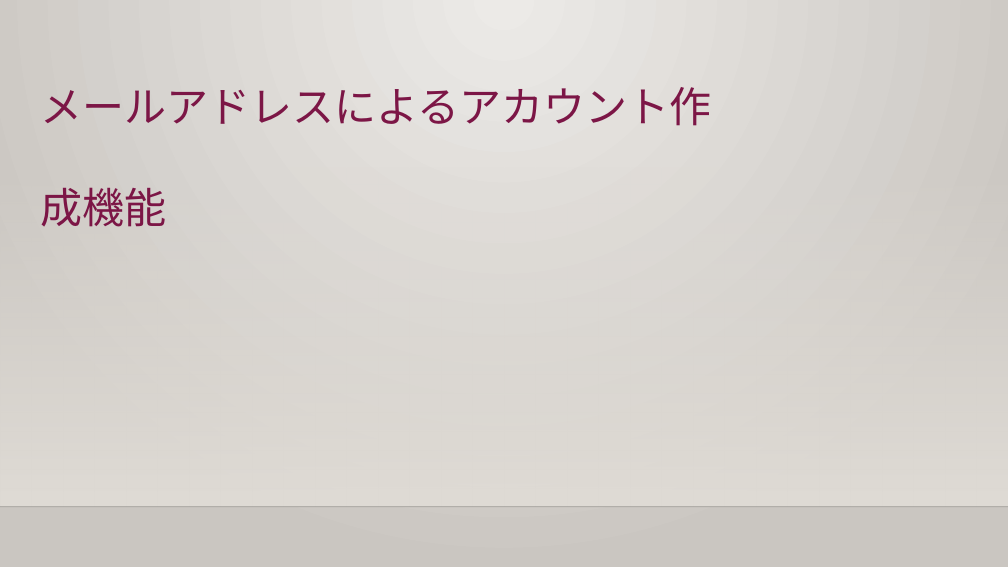
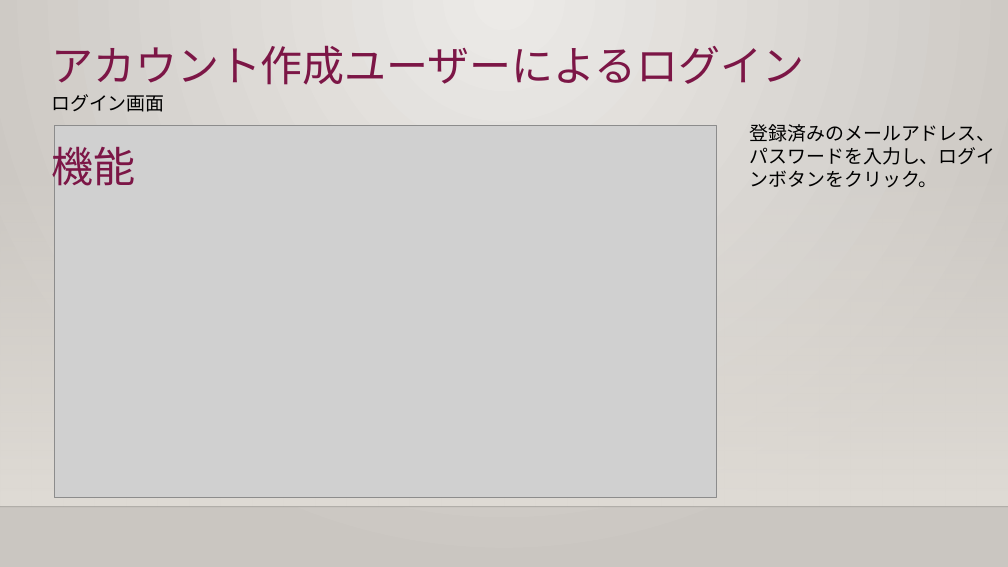
Before and after one commit to ivy239001/threerings, a slide deck: slide 9 of ThreeRings.pptx (slide 6 before the commit). Drawn at 1008x567 pixels with LibreOffice and Linux fonts; fonts in the diff are those of the drawing; grey boxes stand for pictures; background and template pictures are left out. Boxes give left, top, right and bottom in pixels: in the first picture for what was removed or moved away, otherwise in the second. Text is boxed around its words. In the diff, an @@ line names an element or a change of style, - is before the commit and + after.

```diff
--- a/ThreeRings.pptx
+++ b/ThreeRings.pptx
@@ text at box(51, 45, 804, 85): text changed @@
-メールアドレスによるアカウント作成機能
+アカウント作成ユーザーによるログイン機能
@@ text added at box(51, 94, 164, 112), 18 pt, text #000000 @@
+ログイン画面
@@ picture added at box(54, 126, 716, 498) @@
@@ text added at box(750, 124, 996, 187), 18 pt, text #000000 @@
+登録済みのメールアドレス、パスワードを入力し、ログインボタンをクリック。
```
Also in this commit, not shown: 3 slides added, 1 other file.
